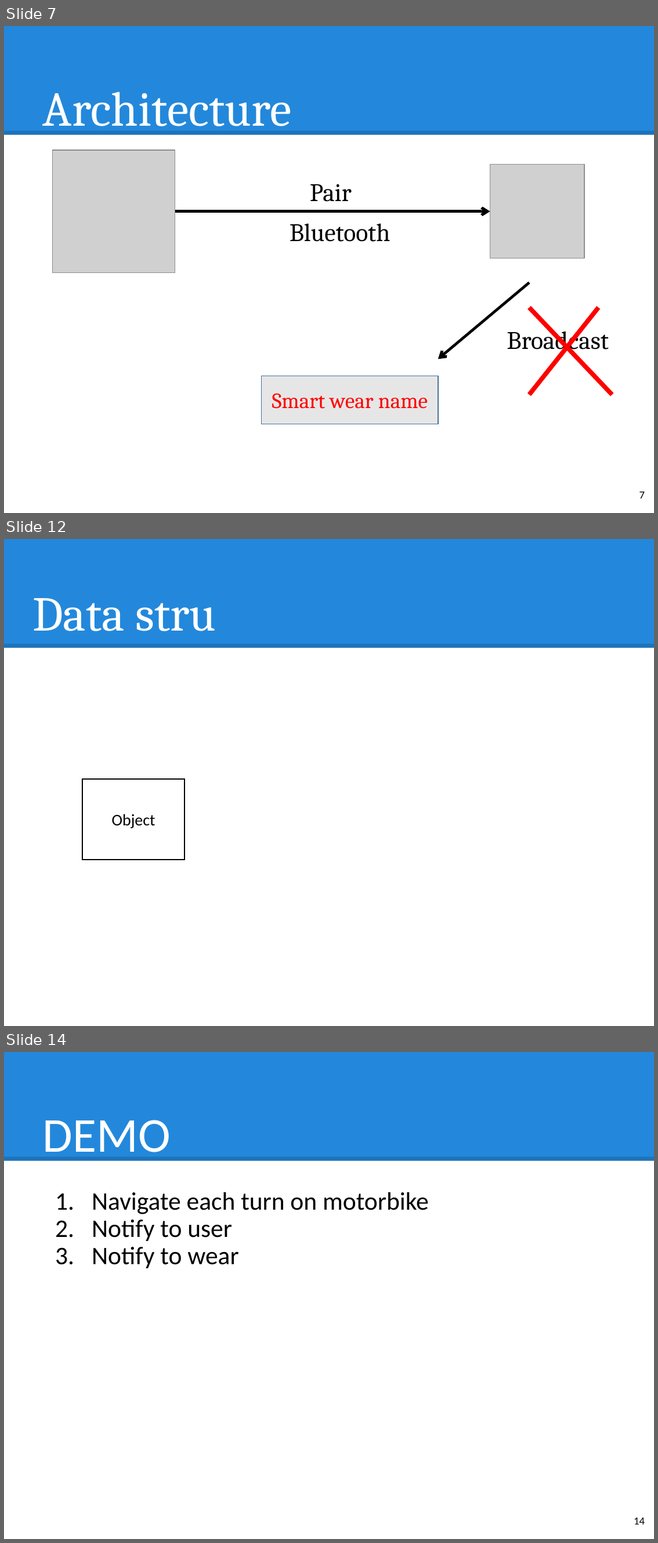
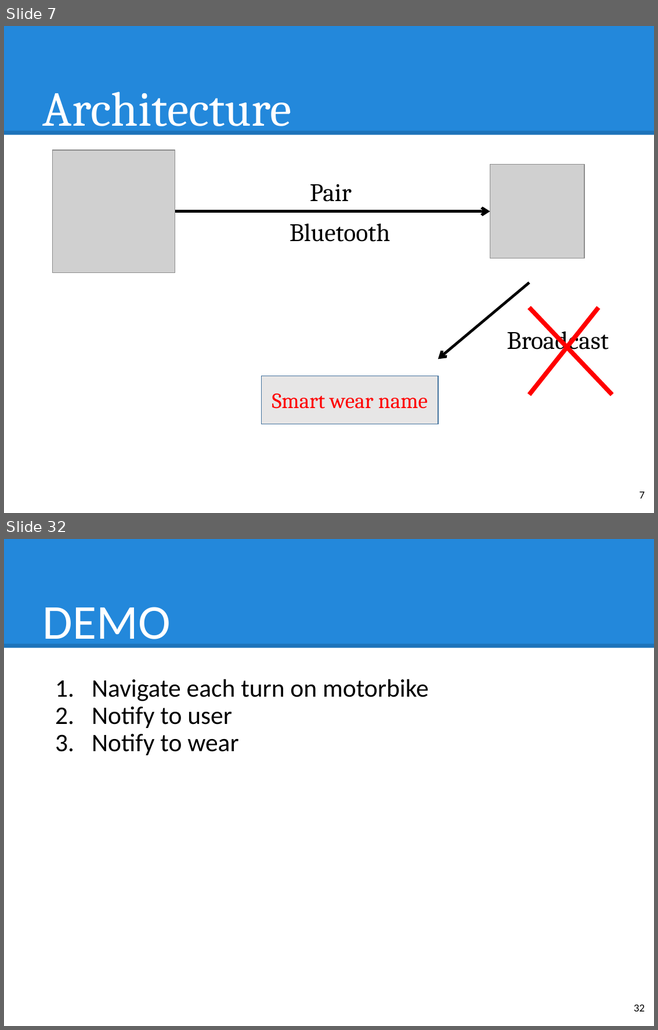
Before and after one commit to hqt/street-router, a slide deck: Document/presentation/nam/7 wear.pptx. Shown one above the other, each under a label of ours: slides 7, 12 and 14 before the commit, slides 7 and 32 after it; the slides between them are not shown. The pictures are 658x1543 and 658x1030 pixels, drawn with LibreOffice and Linux fonts; fonts in the diff are those of the drawing; grey boxes stand for pictures. Boxes give left, top, right and bottom in pixels: in the first picture for what was removed or moved away, otherwise in the second. Text is boxed around its words. In the diff, an @@ line names an element or a change of style, - is before the commit and + after.

```diff
--- a/Document/presentation/nam/7 wear.pptx
+++ b/Document/presentation/nam/7 wear.pptx
@@ slide 12 removed at (4,539,654,1026), background #FFFFFF; not listed: 2 template elements that a slide beside it also shows @@
@@ text removed at (32,598,216,631) @@
-Data stru
@@ rectangle removed at (83,779,184,860) @@
-Object
@@ what was slide 14 is now slide 32 @@
@@ page number at (633,1005,644,1012): text changed @@
-14
+32
```
Also in this commit, not shown: 20 slides added, 1 other slide removed, 4 other files.
